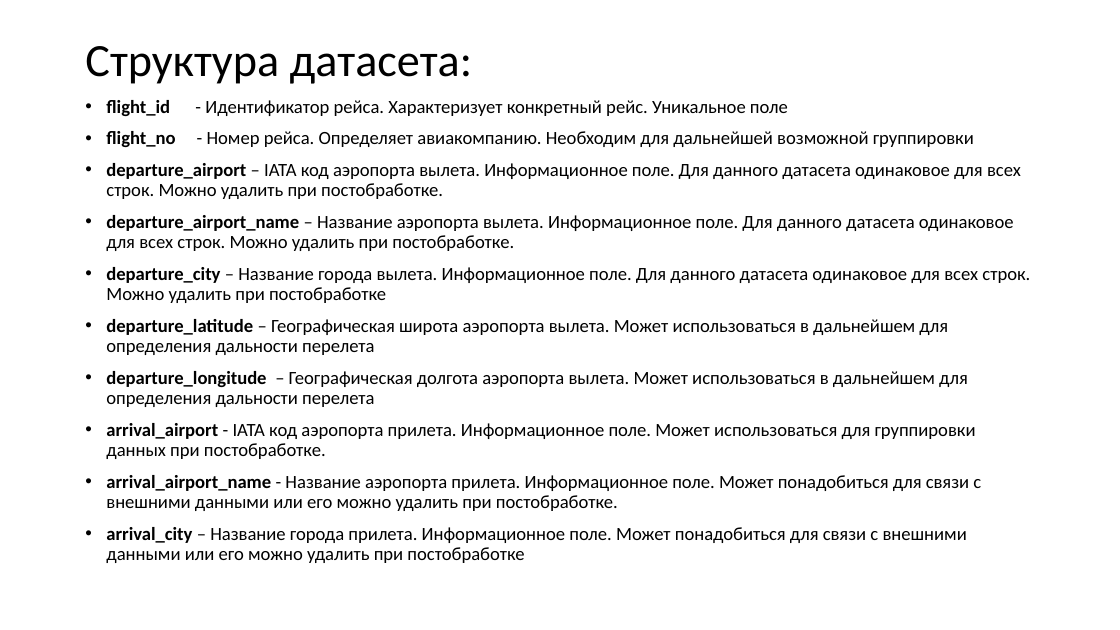
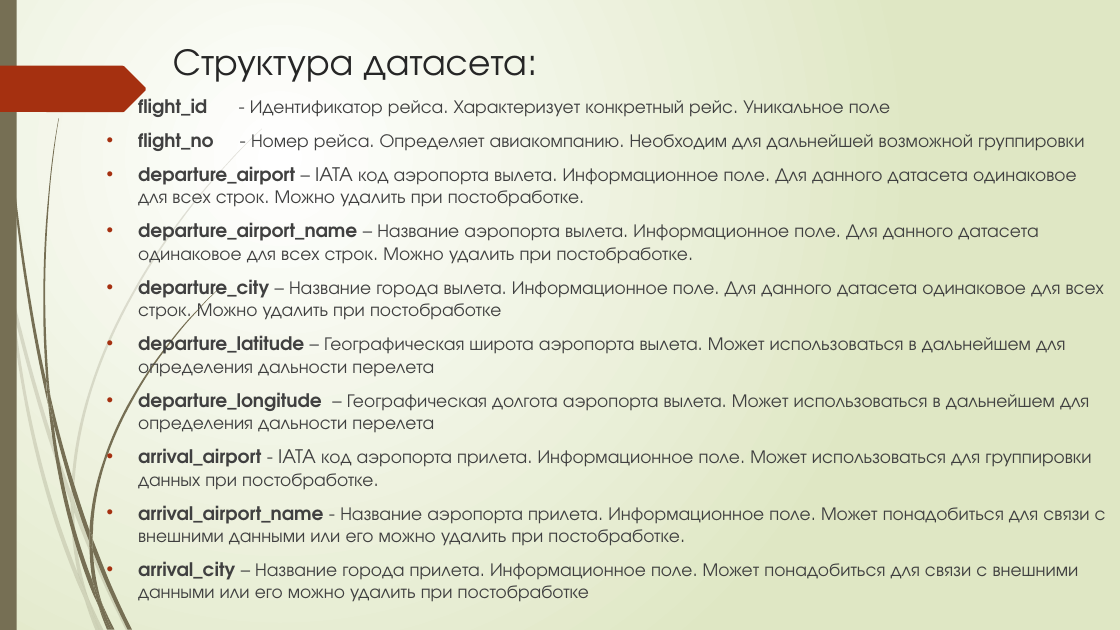
Before and after one commit to stselikov/skillfactory_rds, a slide deck: slide 2 of module_4/Project 4 Tselikov Sergey.pptx. Drawn at 1120x630 pixels with LibreOffice and Linux fonts; fonts in the diff are those of the drawing. Boxes give left, top, right and bottom in pixels: in the first picture for what was removed or moved away, otherwise in the second. Text is boxed around its words. In the diff, an @@ line names an element or a change of style, - is before the commit and + after.

```diff
--- a/module_4/Project 4 Tselikov Sergey.pptx
+++ b/module_4/Project 4 Tselikov Sergey.pptx
@@ background #FFFFFF to gradient #FFFFFF to #DFE8C4 @@
@@ rectangle added at (0,0,17,630), fill #766F54 @@
@@ title "Структура датасета:": place and size @@
-title "Структура датасета:" at (85,46,472,84)
+title "Структура датасета:" at (173,49,527,82)
@@ title "Структура датасета:" at (173,49,527,82): size 39.6 to 32.4 pt, font Calibri to TeX Gyre Adventor, text colour #000000 to #262626; line spacing 0.9 to 1; vertical alignment middle to top @@
@@ freeform shape added at (0,66,146,112), fill #A53010 @@
@@ text "flight_id - Идентификатор рейса. Характеризует ...": place and size @@
-text "flight_id - Идентификатор рейса. Характеризует ..." at (106,100,1030,563)
+text "flight_id - Идентификатор рейса. Характеризует ..." at (138,93,1106,580)
@@ text "flight_id - Идентификатор рейса. Характеризует ..." at (138,93,1106,580): font Calibri to TeX Gyre Adventor, text colour #000000 to #404040; indent changed; line spacing 0.9 to 1 @@
@@ group added at (0,129,262,630): 10 freeform shapes @@
@@ group added at (3,0,218,630): 12 freeform shapes @@
```
Also in this commit, not shown: 5 other slides changed, 2 slides added, 1 other file.
